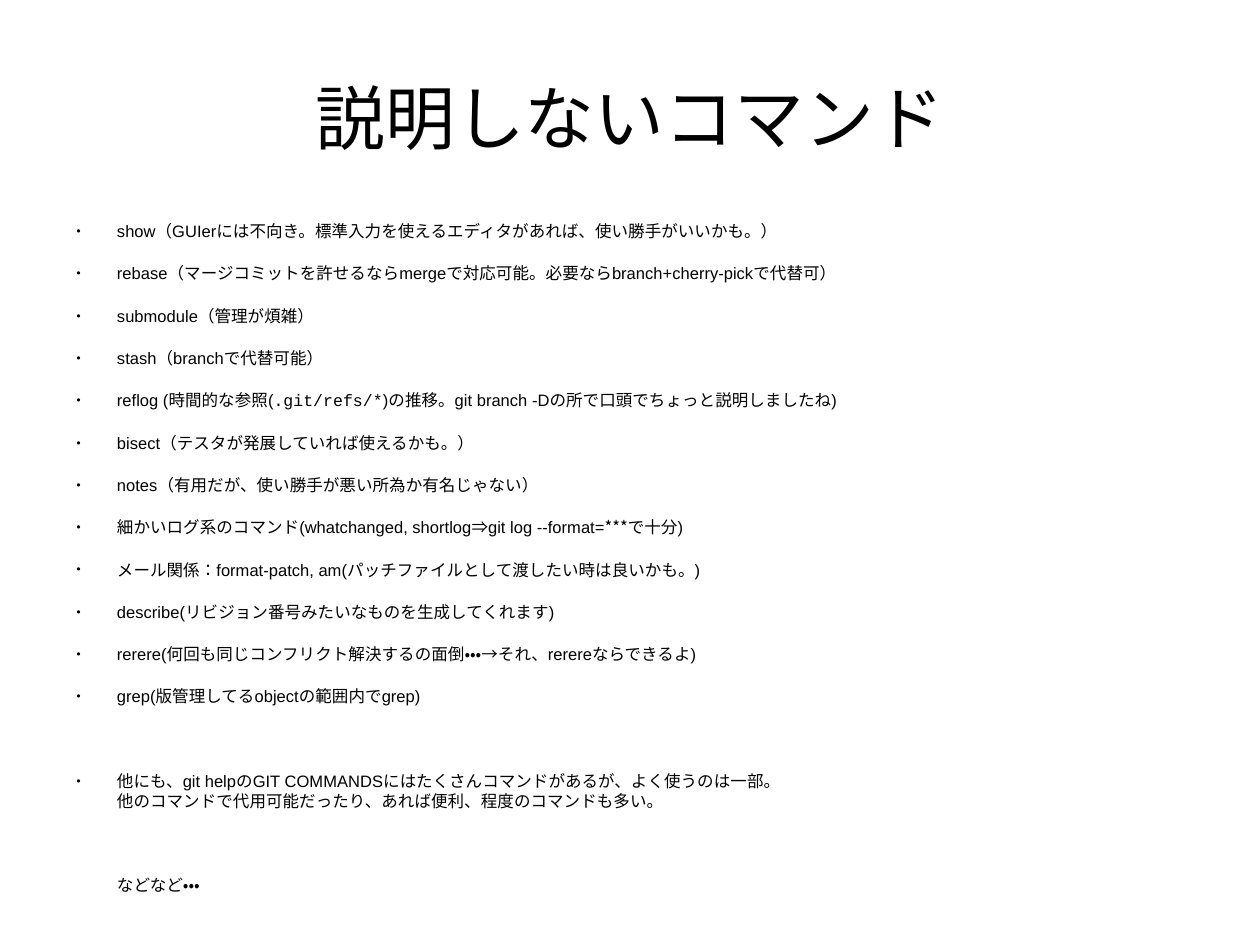
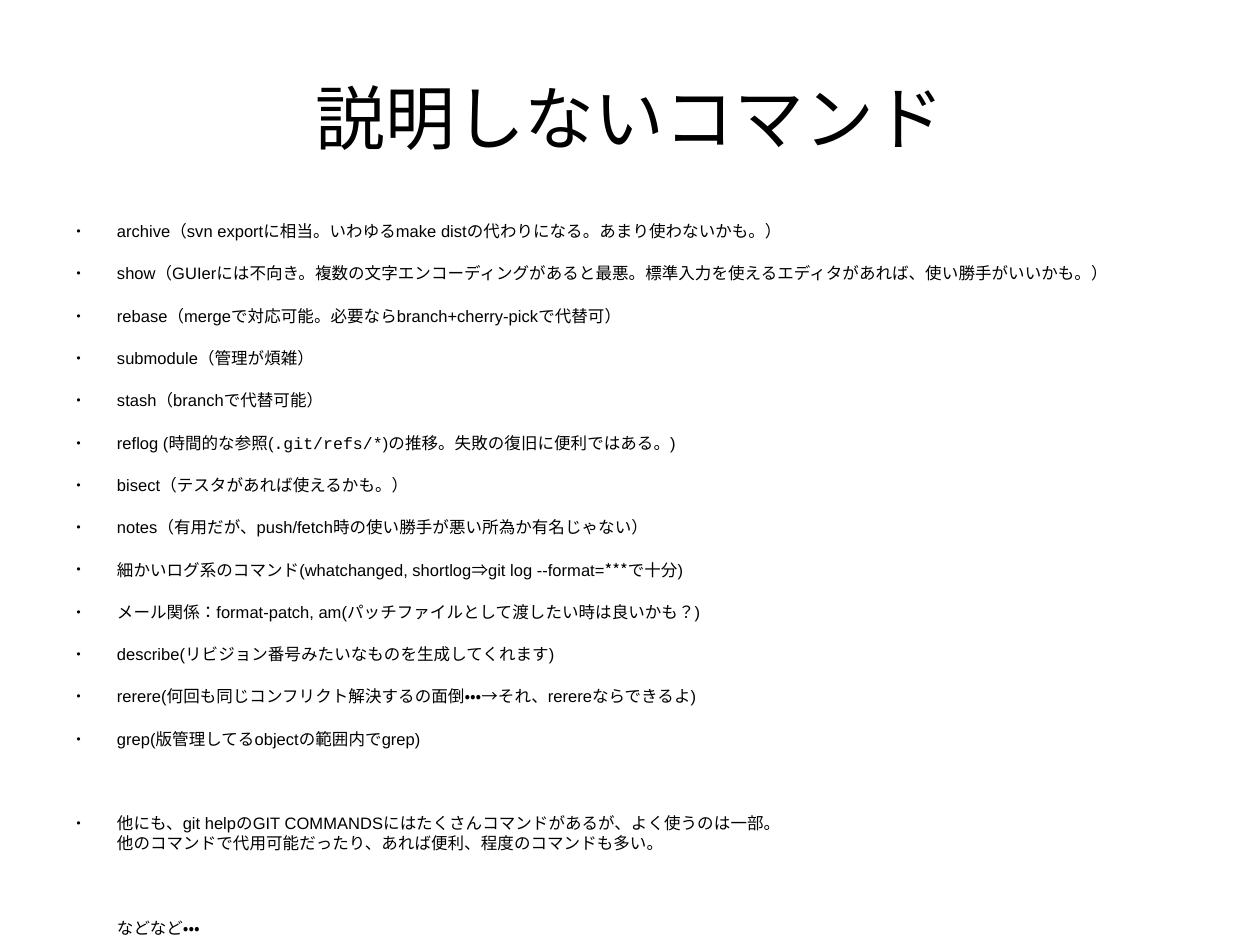
Before and after one commit to pneu/how_to_git, a slide deck: slide 83 of how_to_git.odp (slide 81 before the commit). Drawn at 1260x945 pixels with LibreOffice and Linux fonts; fonts in the diff are those of the drawing. Boxes give left, top, right and bottom in pixels: in the first picture for what was removed or moved away, otherwise in the second. Text is boxed around its words. In the diff, an @@ line names an element or a change of style, - is before the commit and + after.

Commit message:
final

```diff
--- a/how_to_git.odp
+++ b/how_to_git.odp
@@ text at box(117, 224, 1108, 325): text changed @@
-● show（GUIerには不向き。標準入力を使えるエディタがあれば、使い勝手がいいかも。）
-● rebase（マージコミットを許せるならmergeで対応可能。必要ならbranch+cherry-pickで代替可）
+● archive（svn exportに相当。いわゆるmake distの代わりになる。あまり使わないかも。）
+● show（GUIerには不向き。複数の文字エンコーディングがあると最悪。標準入力を使えるエディタがあれば、使い勝手がいいかも。）
+● rebase（mergeで対応可能。必要ならbranch+cherry-pickで代替可）
@@ text at box(117, 435, 676, 537): text changed @@
-● reflog (時間的な参照(.git/refs/*)の推移。git branch -Dの所で口頭でちょっと説明しましたね)
-● bisect（テスタが発展していれば使えるかも。）
-● notes（有用だが、使い勝手が悪い所為か有名じゃない）
+● reflog (時間的な参照(.git/refs/*)の推移。失敗の復旧に便利ではある。)
+● bisect（テスタがあれば使えるかも。）
+● notes（有用だが、push/fetch時の使い勝手が悪い所為か有名じゃない）
@@ text at box(117, 604, 701, 622): text changed @@
-● メール関係：format-patch, am(パッチファイルとして渡したい時は良いかも。)
+● メール関係：format-patch, am(パッチファイルとして渡したい時は良いかも？)
```
Also in this commit, not shown: 5 other slides changed, 4 slides added, 2 slides removed.
